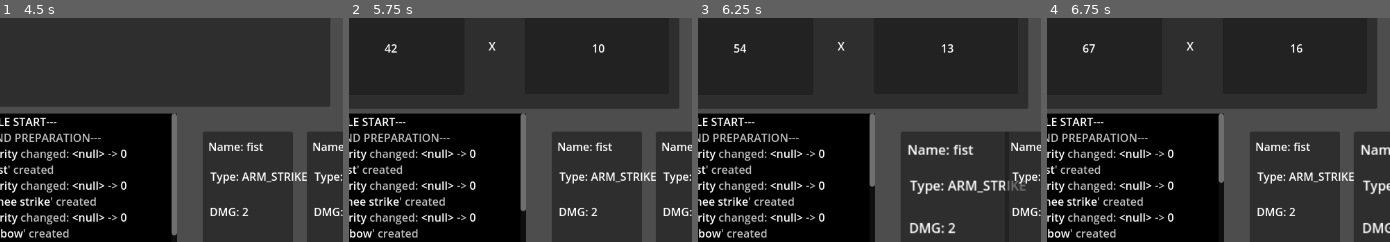
Above: before the commit, frames 1-4 (left to right).
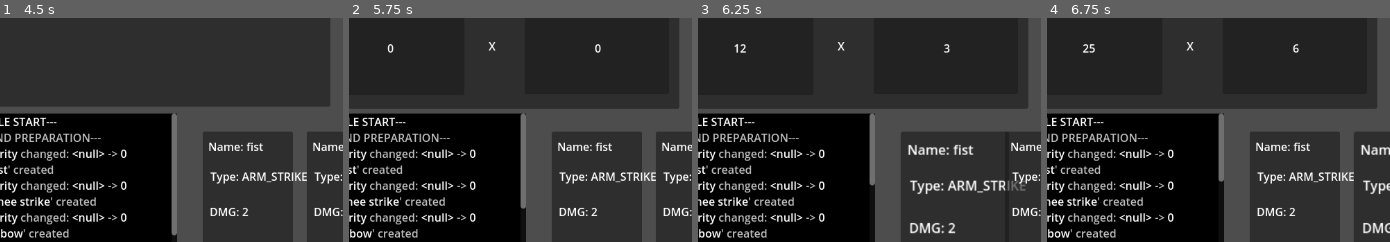
Above: after the commit, the same moments.

Repository: C0ldSt33l/Fighting-Card-Game
Game: Godot game, scene res://test_scene.tscn
Two runs of this game, one before a commit and one after it. Both use one fixed random seed, a clock stepped at 60 frames per second and the inputs below.
Inputs:
- Up to frame 1 (4.5 s): click "START" at 0.5 s; tap Enter (ui_accept) at 1.25, 1.52, 2, 2.27, 3.77 s
- Up to frame 2 (5.75 s): tap Enter (ui_accept) at 4.52, 5, 5.27 s
- Up to frame 3 (6.25 s): click "START" at 5.75 s
- Up to frame 4 (6.75 s): tap Enter (ui_accept) at 6.5 s
The pictures show only the part of the screen within x 6-56%, y 6-55%; the shares and areas given below are measured in that part.

Frame 1 is identical in both runs. In frame 2, 0.2% of the frame differs, in the area x 10-75%, y 11-87%; in frame 3, 0.2%; in frame 4, 0.2%.

Commit message:
add battle end condition, remove extra prints and some refactor

Diff:
--- a/card/card.gd
+++ b/card/card.gd
@@ -89,13 +89,9 @@
 
 # TODO: add animation
 func play() -> void:
-	print('enter to play')
 	self.scale += Vector2(0.2, 0.2)
 	# NOTE: maybe do this after card is played
-	Game.battle.counter.points += self.points
-	Game.battle.counter.multiplier += self.multiplier
-
-	print('exit from play')
+	Game.battle.counter.add(self.points, self.multiplier)
 
 
 func add_tags(new_tags: Dictionary) -> void:
--- a/counter/counter.gd
+++ b/counter/counter.gd
@@ -52,6 +52,11 @@
 	self.round_score_label.text = str(val)
 
 
+func zero_score() -> void:
+	self.points = 0
+	self.multiplier = 0
+
+
 func add(points: int, mult: int) -> void:
 	self.points += points
 	self.multiplier += mult
@@ -88,3 +93,4 @@
 	self.hide_score_panel()
 	await self.show_final_score_panel()
 	self.round_score = self.points * self.multiplier
+	self.zero_score()
--- a/counter/score.gd
+++ b/counter/score.gd
@@ -1,9 +1,9 @@
 class_name Score
 
 var points := 0 :
-    set = set_points
+	set = set_points
 var multiplier := 1 :
-    set = set_multiplier
+	set = set_multiplier
 
 
 signal points_changed(old: int, new: int, diff: int)
@@ -11,14 +11,14 @@
 
 
 func set_points(val: int) -> void:
-    self.points_changed.emit(self.points, val, val - self.points)
-    self.points = val
+	self.points_changed.emit(self.points, val, val - self.points)
+	self.points = val
 
 
 func set_multiplier(val: int) -> void:
-    self.multiplier_changed.emit(self.multiplier, val, val - self.multiplier)
-    self.multiplier = val
+	self.multiplier_changed.emit(self.multiplier, val, val - self.multiplier)
+	self.multiplier = val
 
 
 func calculate_score() -> int:
-    return self.points * self.multiplier
+	return self.points * self.multiplier
--- a/test_scene.gd
+++ b/test_scene.gd
@@ -154,7 +154,6 @@
 
 
 func play_card() -> void:
-	print('enter in play_card')
 	var card := self.cur_card
 	var combo := self.cur_combo
 
@@ -176,8 +175,6 @@
 		if combo.is_all_effects_activated():
 			Events.combo_exit.emit(combo)
 
-
-	print('exit from play_card')
 	if self.card_cursor.index == self.cards_on_table.size():
 		Events.round_ended.emit()
 		self.end_round()
@@ -258,7 +255,11 @@
 	self.effects.clear()
 	self.used_effects.clear()
 
-	self.start_round_preparation()
+	if self.round_count != 0:
+		self.start_round_preparation()
+	else:
+		Events.battle_ended.emit()
+		print('battle end')
 
 
 func on_card_started(c: Card) -> void:
